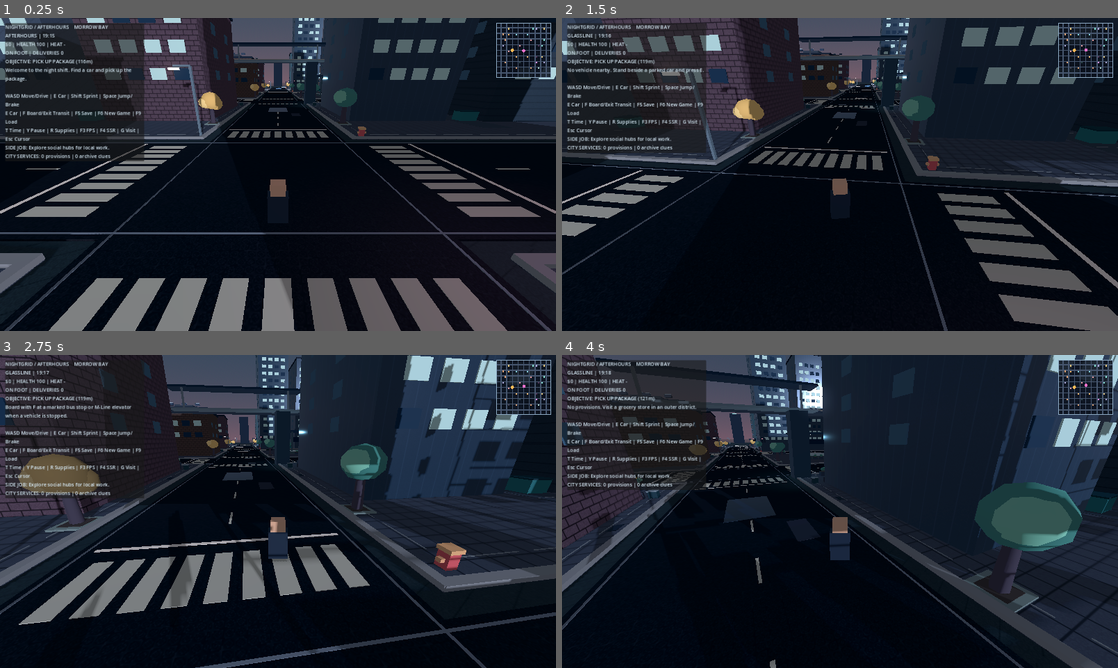
Above: before the commit, frames 1-4 (two rows, left to right).
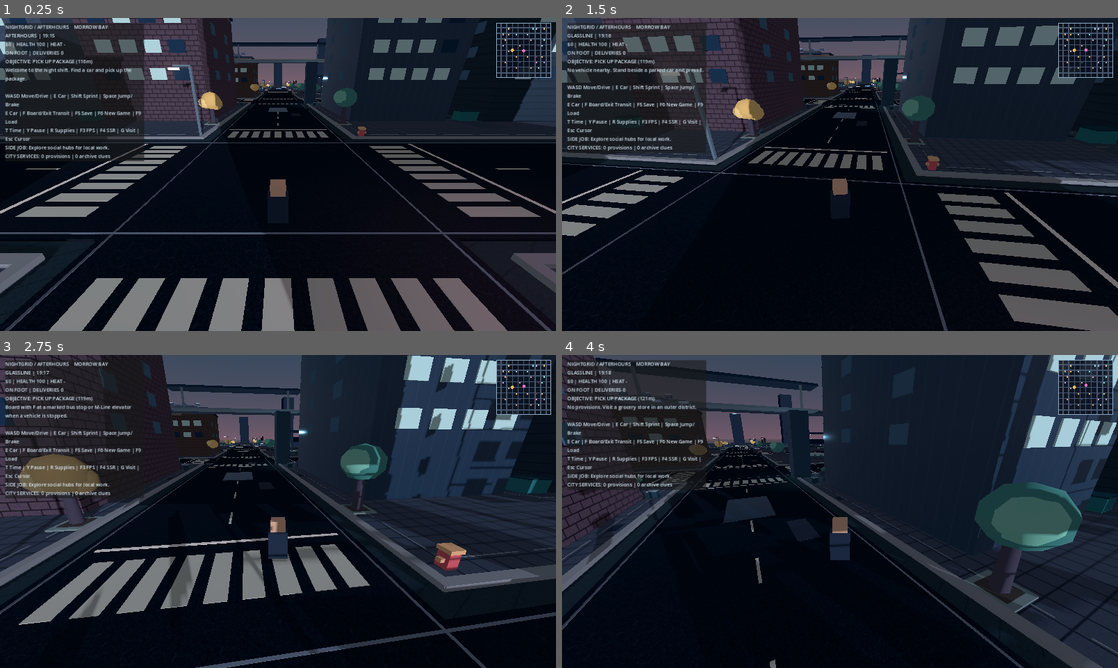
Above: after the commit, the same moments.

Repository: ProhibitedTV/NightGrid-Afterhours
Game: Godot game, scene res://scenes/main.tscn
Same seed, same stepped clock (60 frames per second), same inputs: the game is played once before the commit and once after it.
Inputs (mouse positions are in pixels of both pictures, inside the frame that each line leads up to):
- Up to frame 1 (0.25 s): no input
- Up to frame 2 (1.5 s): tap Enter at 0.5 s; move the mouse to (867, 174) at 0.52 s; hold Shift 0.53-1.28 s; hold W from 0.53 s (still down); tap Space at 0.77 s; move the mouse to (812, 174) at 1.27 s; tap E at 1.35 s
- Up to frame 3 (2.75 s): keep holding W; tap Space at 1.52 s; move the mouse to (289, 505) at 2.02 s; tap F at 2.1 s
- Up to frame 4 (4 s): keep holding W; move the mouse to (834, 517) at 2.77 s; tap G at 2.85 s; tap Space at 3.02, 3.77 s; move the mouse to (878, 514) at 3.52 s; tap R at 3.6 s

The runs differ from the first frame. In frame 1, 1.9% of the frame differs, in the area x 1-100%, y 0-24%; in frame 2, 1.5%; in frame 3, 1.5%; in frame 4, 2.9%, in the area x 11-100%, y 0-32%.

Commit message:
feat(streaming): lazily build and unload deterministic city-block collision and MultiMesh detail

Diff:
--- a/scripts/city_details.gd
+++ b/scripts/city_details.gd
@@ -41,6 +41,14 @@
 var _initialized := false
 var world_seed: int = 834726
 var world_manifest: Dictionary = {}
+const STREAM_RADIUS = 2
+const UNLOAD_RADIUS = 3
+var _loaded: Dictionary = {}
+var _active_chunk: Node3D
+var _current_block := Vector2i(999, 999)
+var _loads := 0
+var _unloads := 0
+var _stream_locked := false
 
 func set_world_seed(value: int) -> void:
 	assert(not _initialized)
@@ -60,16 +68,93 @@
 		return
 	_initialized = true
 	_rng.seed = int(SEED) ^ world_seed
+	# Roads, intersection controls and skyline are global; occupied blocks
+	# allocate collisions and facade MultiMeshes only when nearby.
 	_build_road_language()
-	for block_x in range(-GRID_RADIUS, GRID_RADIUS):
-		for block_z in range(-GRID_RADIUS, GRID_RADIUS):
-			_build_block(block_x, block_z)
 	_build_intersections()
 	_build_far_skyline()
 	_flush_instances()
+	set_focus(Vector3.ZERO)
 
 func get_city_stats() -> Dictionary:
-	return _statistics.duplicate()
+	# The atlas counts all authored lots; streaming metrics count only live nodes.
+	var result := _statistics.duplicate()
+	result["buildings"] = GRID_RADIUS * GRID_RADIUS * 8 - WorldPlan.LANDMARK_BLOCKS.size() * 2
+	result["authored_lots"] = result["buildings"]
+	result["storefronts"] = result["buildings"]
+	result["landmarks"] = WorldPlan.LANDMARK_BLOCKS.size()
+	result["loaded_blocks"] = _loaded.size()
+	result["loaded_buildings"] = _count_loaded_buildings()
+	return result
+
+func get_streaming_stats() -> Dictionary:
+	return {
+		"loaded_blocks": _loaded.size(),
+		"total_blocks": GRID_RADIUS * GRID_RADIUS * 4,
+		"loaded_buildings": _count_loaded_buildings(),
+		"loads": _loads, "unloads": _unloads,
+		"radius": STREAM_RADIUS, "unload_radius": UNLOAD_RADIUS
+	}
+
+func get_loaded_blocks() -> Array[Vector2i]:
+	var blocks: Array[Vector2i] = []
+	for key in _loaded:
+		blocks.append(key)
+	blocks.sort()
+	return blocks
+
+func _count_loaded_buildings() -> int:
+	var count := 0
+	for key in _loaded:
+		var grid: Vector2i = key
+		if WorldPlan.landmark_for_block(grid.x, grid.y).is_empty():
+			count += 2
+	return count
+
+func set_streaming_enabled(value: bool) -> void:
+	_stream_locked = not value
+
+func set_focus(at: Vector3) -> void:
+	if not _initialized or _stream_locked:
+		return
+	var cell := Vector2i(floori(at.x / CELL), floori(at.z / CELL))
+	cell.x = clampi(cell.x, -GRID_RADIUS, GRID_RADIUS - 1)
+	cell.y = clampi(cell.y, -GRID_RADIUS, GRID_RADIUS - 1)
+	if cell == _current_block:
+		return
+	_current_block = cell
+	# Build ahead of unload so there is never a gap in collision geometry.
+	for ix in range(maxi(-GRID_RADIUS, cell.x - STREAM_RADIUS),
+			mini(GRID_RADIUS, cell.x + STREAM_RADIUS + 1)):
+		for iz in range(maxi(-GRID_RADIUS, cell.y - STREAM_RADIUS),
+				mini(GRID_RADIUS, cell.y + STREAM_RADIUS + 1)):
+			var block := Vector2i(ix, iz)
+			if not _loaded.has(block):
+				_load_block(block)
+	var obsolete: Array[Vector2i] = []
+	for key in _loaded:
+		var block: Vector2i = key
+		if maxi(absi(block.x - cell.x), absi(block.y - cell.y)) > UNLOAD_RADIUS:
+			obsolete.append(block)
+	for block in obsolete:
+		var node: Node3D = _loaded[block]
+		_loaded.erase(block)
+		node.queue_free()
+		_unloads += 1
+
+func _load_block(block: Vector2i) -> void:
+	var node := Node3D.new()
+	node.name = "Block_%d_%d" % [block.x, block.y]
+	add_child(node)
+	_loaded[block] = node
+	_active_chunk = node
+	# Per-block RNG: revisit order does not affect building/window patterns.
+	_rng.seed = int(world_seed) ^ int(SEED) ^ (
+		(block.x + GRID_RADIUS + 1) * 156553 + (block.y + GRID_RADIUS + 1) * 933847)
+	_build_block(block.x, block.y)
+	_flush_instances()
+	_active_chunk = null
+	_loads += 1
 
 func get_district_at(position: Vector3) -> String:
 	return WorldPlan.district_at(position)
@@ -125,7 +210,7 @@
 	visual.mesh = mesh
 	visual.material_override = Materials.surface(surface_kind, color)
 	body.add_child(visual)
-	add_child(body)
+	(_active_chunk if _active_chunk != null else self).add_child(body)
 
 func _flush_instances() -> void:
 	var unit_mesh := BoxMesh.new()
@@ -144,7 +229,7 @@
 		node.name = "Detail_%s" % key
 		node.multimesh = multimesh
 		node.material_override = _palette[str(key).split("|")[0]]
-		add_child(node)
+		(_active_chunk if _active_chunk != null else self).add_child(node)
 	_batches.clear()
 
 func _build_road_language() -> void:
@@ -446,7 +531,7 @@
 	sign.position = at
 	sign.rotation.y = PI
 	sign.double_sided = true
-	add_child(sign)
+	(_active_chunk if _active_chunk != null else self).add_child(sign)
 
 func _furniture(center: Vector3, district: String) -> void:
 	var color: Color = ACCENT[district]
